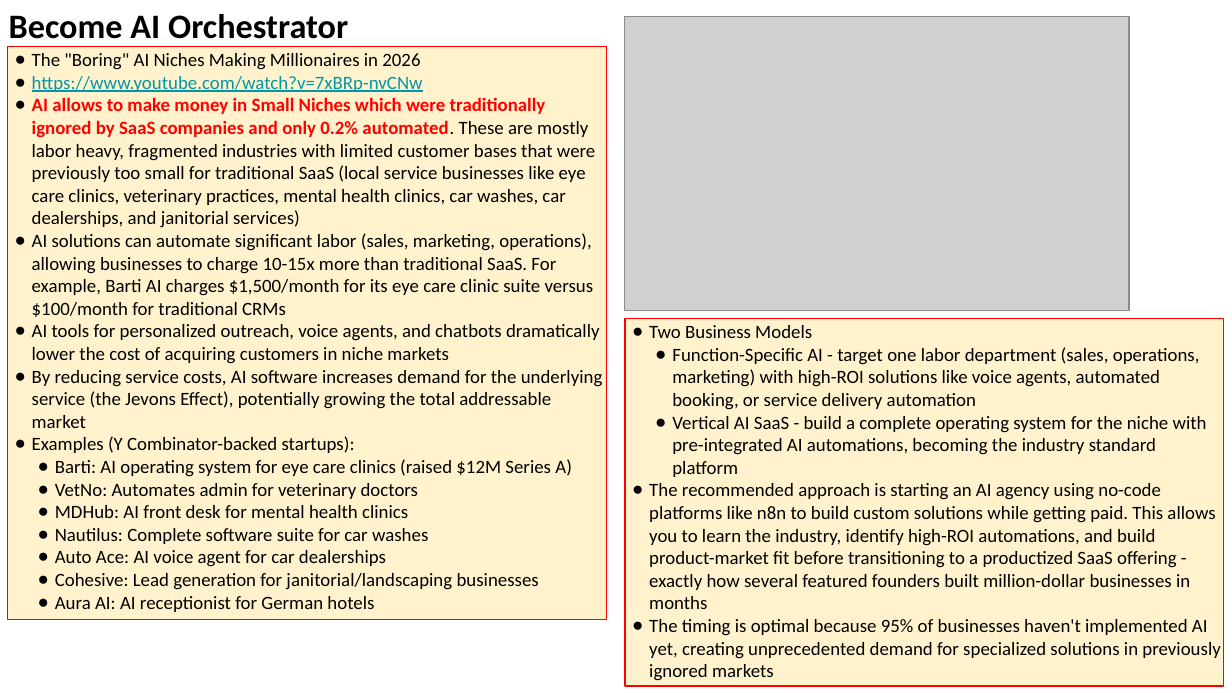
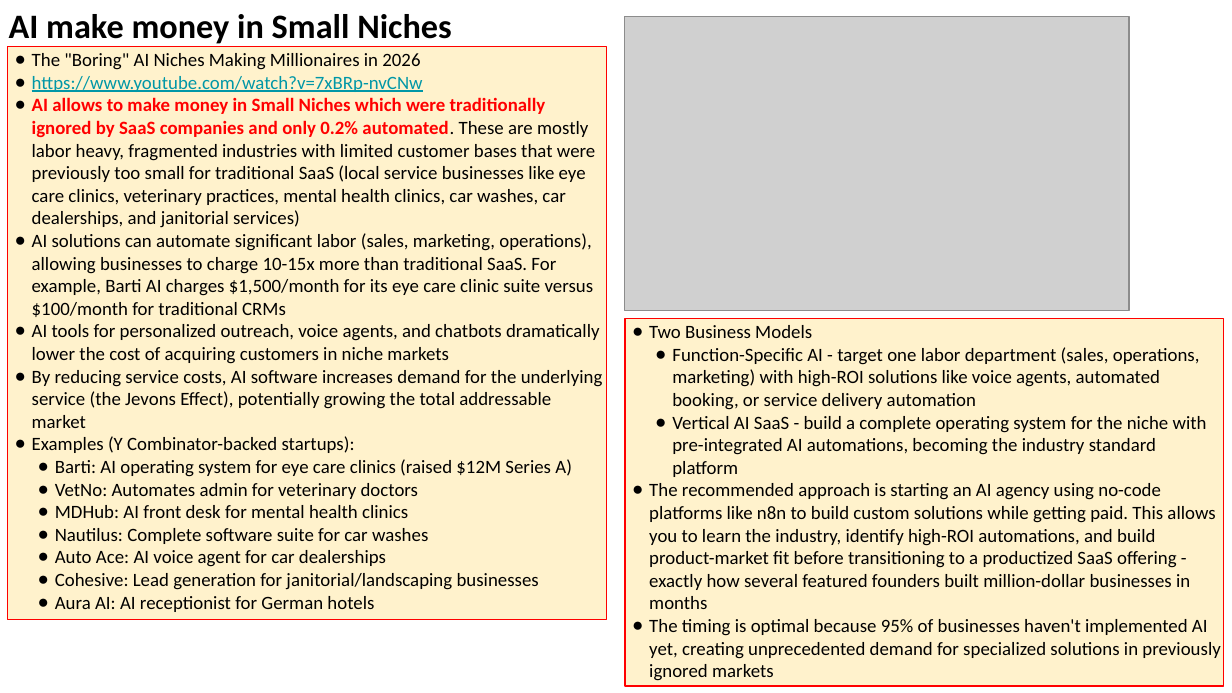
Before and after one commit to lselector/seminar, a slide deck: slide 20 of 2025/2025-11-14-AI-Updates.pptx (slide 12 before the commit). Drawn at 1232x693 pixels with LibreOffice and Linux fonts; fonts in the diff are those of the drawing; grey boxes stand for pictures. Boxes give left, top, right and bottom in pixels: in the first picture for what was removed or moved away, otherwise in the second. Text is boxed around its words. In the diff, an @@ line names an element or a change of style, - is before the commit and + after.

```diff
--- a/2025/2025-11-14-AI-Updates.pptx
+++ b/2025/2025-11-14-AI-Updates.pptx
@@ text at box(9, 14, 452, 47): text changed @@
-Become AI Orchestrator
+AI make money in Small Niches
```
Also in this commit, not shown: 4 other slides changed, 9 slides added, 1 slide removed.
